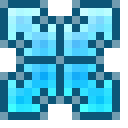
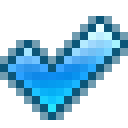
Two versions of the same layered image (128 x 128). Layer-by-layer changes:
hid "Слой 36" over [8, 8, 112, 112]
added layer "Ok 0" over [8, 24, 120, 112]
